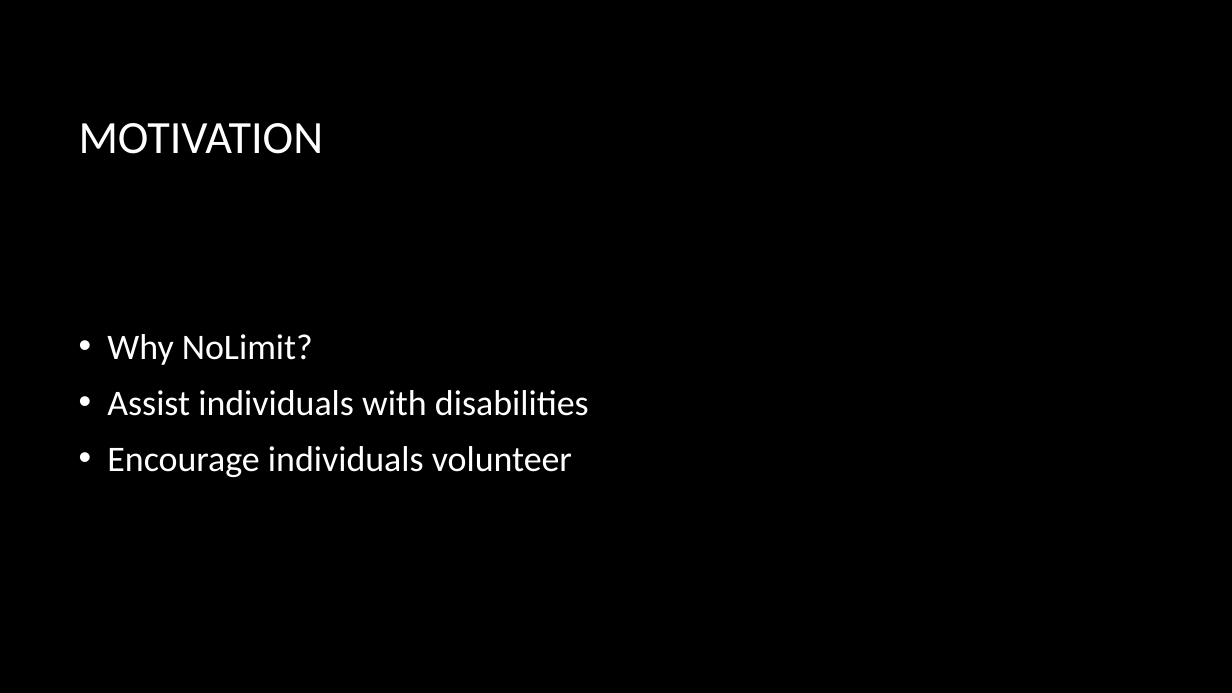
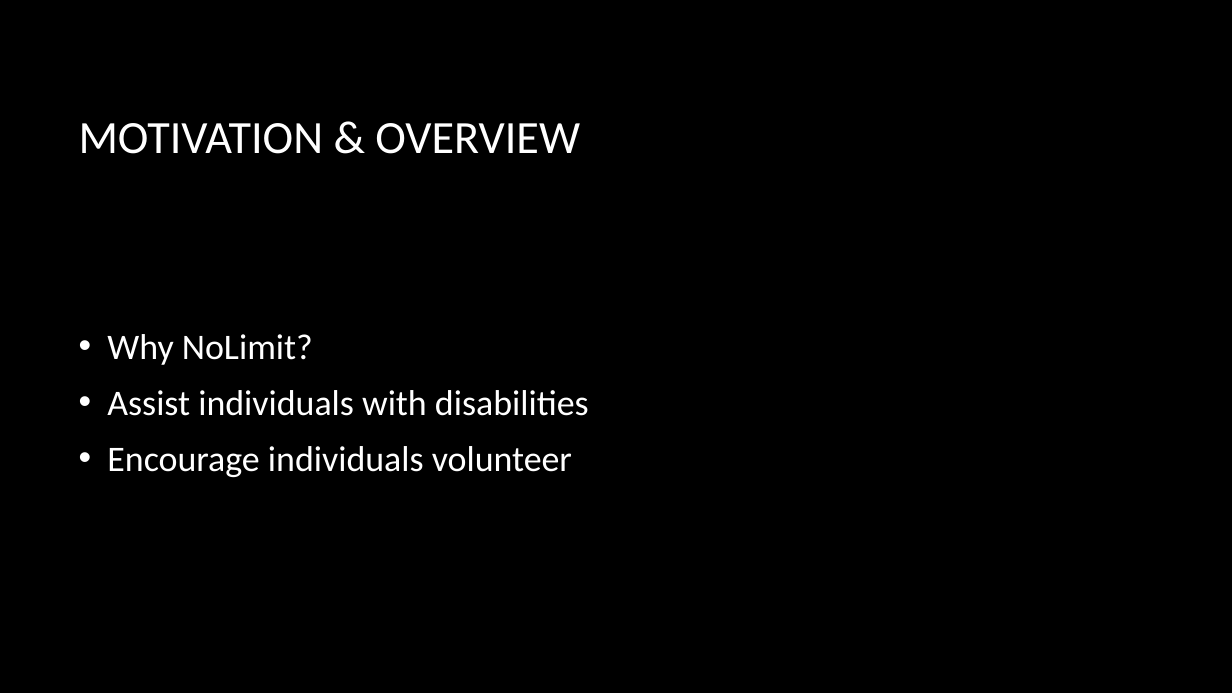
Before and after one commit to Tampa2016/team-2, a slide deck: slide 2 of noLimit (Team-2).pptx. Drawn at 1232x693 pixels with LibreOffice and Linux fonts; fonts in the diff are those of the drawing; background and template pictures are left out. Boxes give left, top, right and bottom in pixels: in the first picture for what was removed or moved away, otherwise in the second. Text is boxed around its words. In the diff, an @@ line names an element or a change of style, - is before the commit and + after.

```diff
--- a/noLimit (Team-2).pptx
+++ b/noLimit (Team-2).pptx
@@ title at (79,123,580,154): text changed @@
-MOTIVATION
+MOTIVATION & OVERVIEW
```
Also in this commit, not shown: 6 other slides changed, 1 other file.
